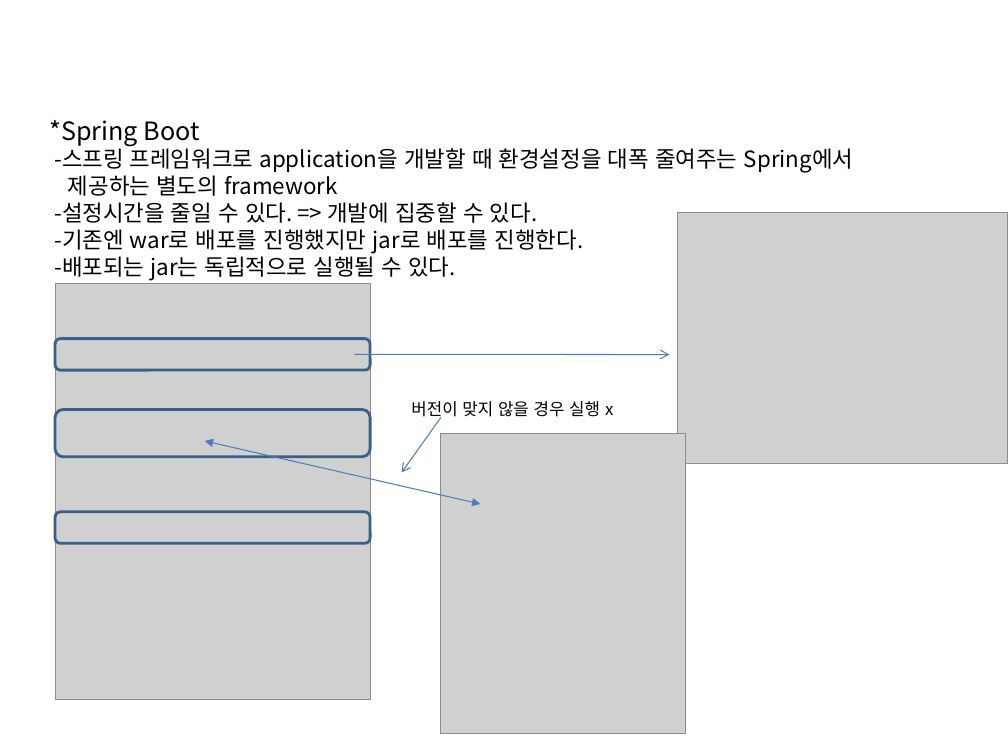
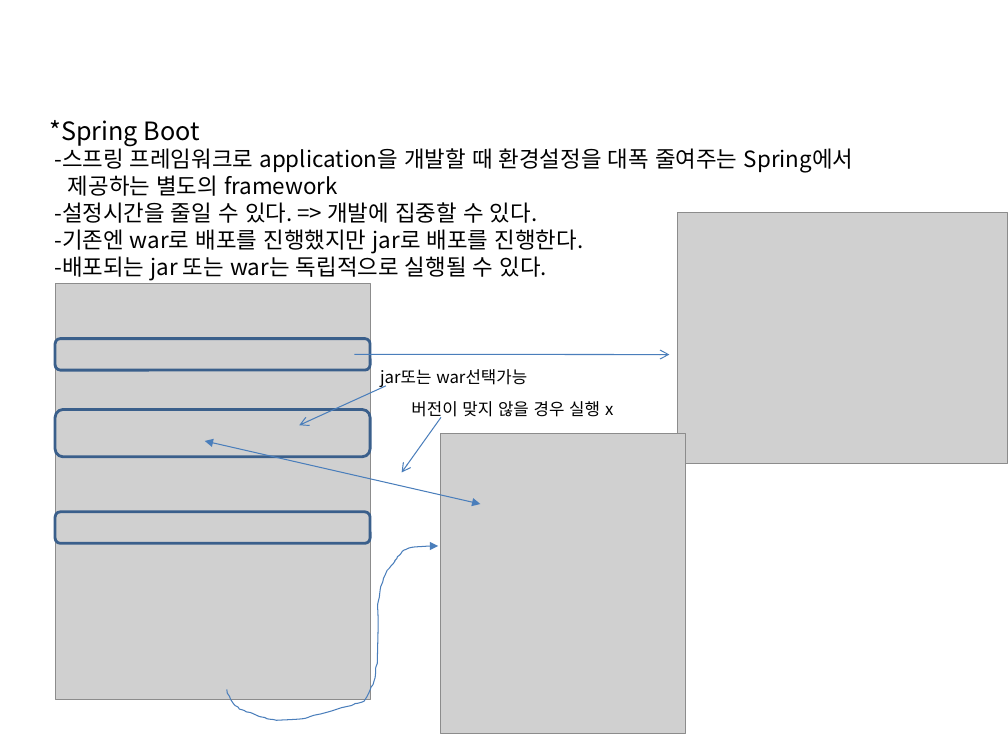
Before and after one commit to In0code/Programming_note, a slide deck: slide 4 of PPT/20231205_spring_di.pptx. Drawn at 1008x756 pixels with LibreOffice and Linux fonts; fonts in the diff are those of the drawing; grey boxes stand for pictures. Boxes give left, top, right and bottom in pixels: in the first picture for what was removed or moved away, otherwise in the second. Text is boxed around its words. In the diff, an @@ line names an element or a change of style, - is before the commit and + after.

```diff
--- a/PPT/20231205_spring_di.pptx
+++ b/PPT/20231205_spring_di.pptx
@@ text at bbox=[54, 252, 547, 280]: text changed @@
--배포되는 jar는 독립적으로 실행될 수 있다.
+-배포되는 jar 또는 war는 독립적으로 실행될 수 있다.
@@ arrow added from (386, 386) to (299, 425), #4B7EBC 0.75 pt @@
@@ text added at bbox=[380, 369, 527, 389], 12 pt, text #000000 @@
+jar또는 war선택가능
@@ freeform shape added at bbox=[227, 546, 438, 721], outline #4B7EBC 0.75 pt @@
```
Also in this commit, not shown: 5 other slides changed, 2 other files.
